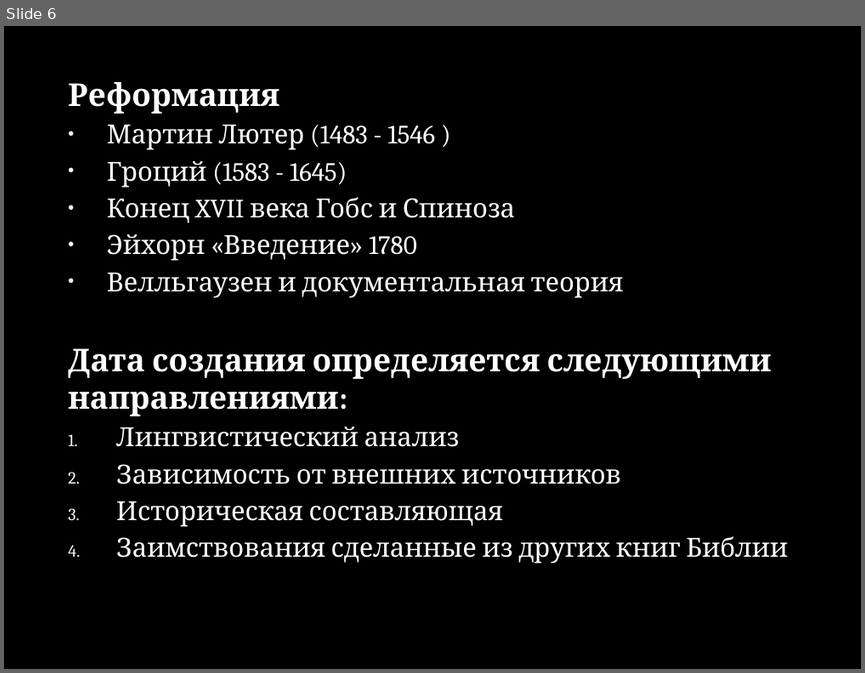
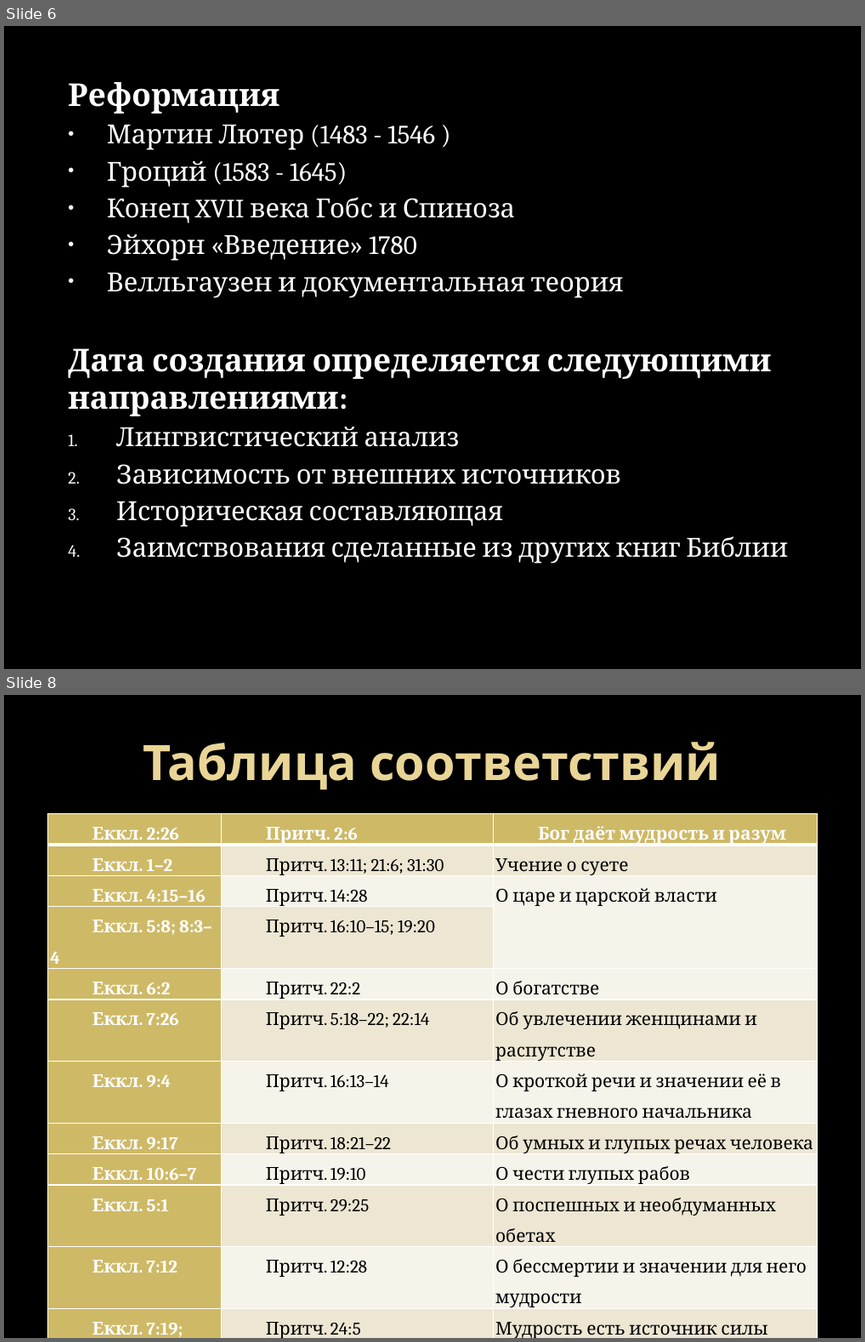
Before and after one commit to weerci/seminar, a slide deck: Диплом/Презентация/Томская духовная семинария.pptx. Shown one above the other, each under a label of ours: slide 6 before the commit, slides 6 and 8 after it; the slides between them are not shown. The pictures are 865x673 and 865x1342 pixels, drawn with LibreOffice and Linux fonts; fonts in the diff are those of the drawing; background and template pictures are left out. Boxes give left, top, right and bottom in pixels: in the first picture for what was removed or moved away, otherwise in the second. Text is boxed around its words. In the diff, an @@ line names an element or a change of style, - is before the commit and + after.

```diff
--- a/Диплом/Презентация/Томская духовная семинария.pptx
+++ b/Диплом/Презентация/Томская духовная семинария.pptx
@@ slide 8 added at (4, 695, 861, 1338), background picture (left out) @@
@@ title added at (143, 742, 721, 790), 41 pt, text gradient #EAD696 to #E7D081, bold @@
+Таблица соответствий
@@ table added at (47, 814, 817, 1338), 13 rows, 3 columns @@
+Еккл. 2:26 | Притч. 2:6 | Бог даёт мудрость и разум
+Еккл. 1–2 | Притч. 13:11; 21:6; 31:30 | Учение о суете
+Еккл. 4:15–16 | Притч. 14:28 | О царе и царской власти
+Еккл. 5:8; 8:3–4 | Притч. 16:10–15; 19:20 | 
+Еккл. 6:2 | Притч. 22:2 | О богатстве
+Еккл. 7:26 | Притч. 5:18–22; 22:14 | Об увлечении женщинами и распутстве
+Еккл. 9:4 | Притч. 16:13–14 | О кроткой речи и значении её в глазах гневного начальника
+Еккл. 9:17 | Притч. 18:21–22 | Об умных и глупых речах человека
+Еккл. 10:6–7 | Притч. 19:10 | О чести глупых рабов
+Еккл. 5:1 | Притч. 29:25 | О поспешных и необдуманных обетах
+Еккл. 7:12 | Притч. 12:28 | О бессмертии и значении для него мудрости
+Еккл. 7:19; 9:16 | Притч. 24:5 | Мудрость есть источник силы
+Еккл. 7:26 | Притч. 7:23 | Распутная женщина – «силки» для неопытного мужчины
```
Also in this commit, not shown: 4 slides changed, 2 other files.
